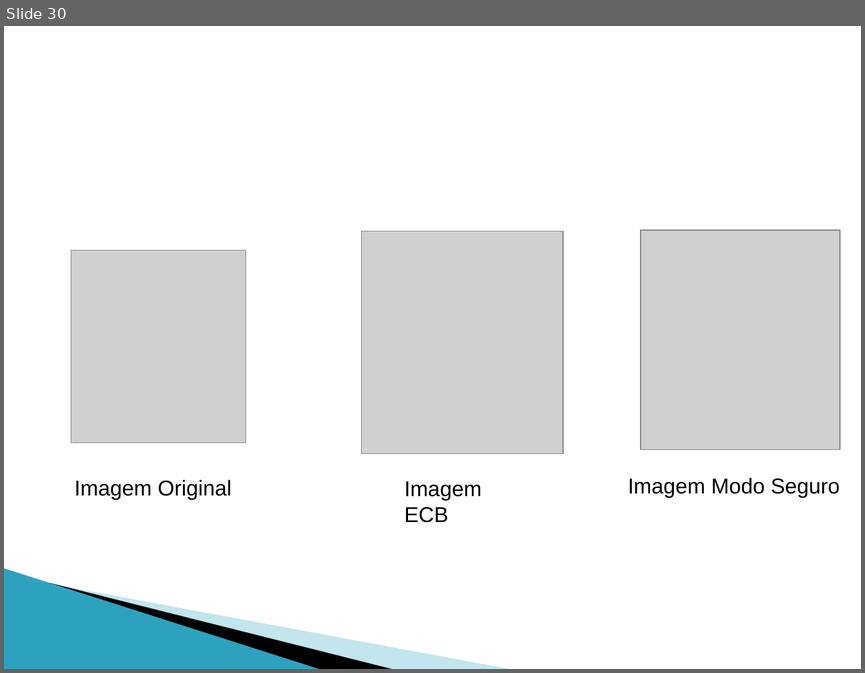
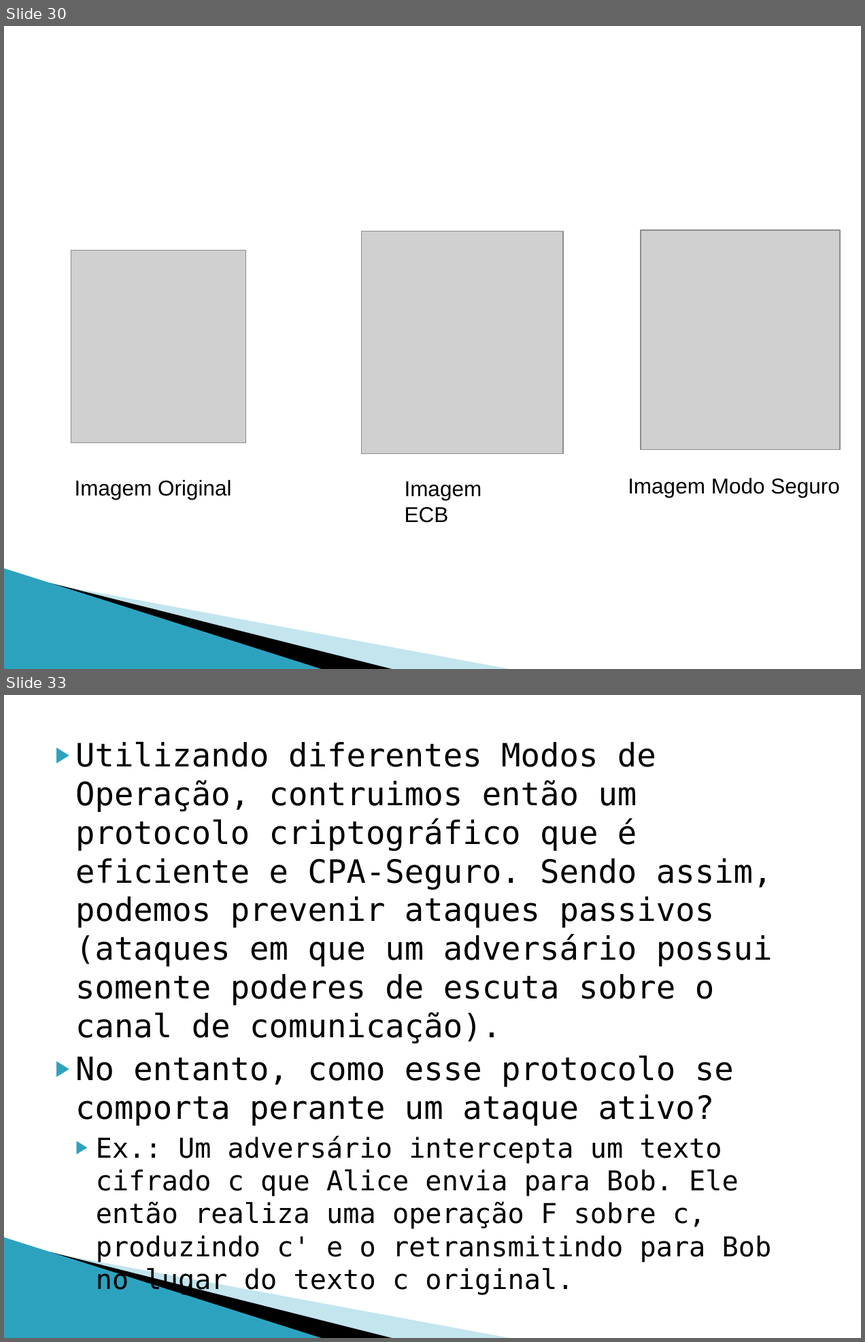
Before and after one commit to otaviocals/presentations, a slide deck: classic_cript/criptografia_simetrica.odp. Shown one above the other, each under a label of ours: slide 30 before the commit, slides 30 and 33 after it; the slides between them are not shown. The pictures are 865x673 and 865x1342 pixels, drawn with LibreOffice and Linux fonts; fonts in the diff are those of the drawing; grey boxes stand for pictures. Boxes give left, top, right and bottom in pixels: in the first picture for what was removed or moved away, otherwise in the second. Text is boxed around its words. In the diff, an @@ line names an element or a change of style, - is before the commit and + after.

Commit message:
finnished sym key cript

```diff
--- a/classic_cript/criptografia_simetrica.odp
+++ b/classic_cript/criptografia_simetrica.odp
@@ slide 33 added at [4,695,861,1338], background #FFFFFF; not listed: 4 template elements that a slide beside it also shows @@
@@ text added at [75,741,772,1295], 27 pt, text #000000 @@
+▶ Utilizando diferentes Modos de Operação, contruimos então um protocolo criptográfico que é eficiente e CPA-Seguro. Sendo assim, podemos prevenir ataques passivos (ataques em que um adversário possui somente poderes de escuta sobre o canal de comunicação).
+▶ No entanto, como esse protocolo se comporta perante um ataque ativo?
+  ▶ Ex.: Um adversário intercepta um texto cifrado c que Alice envia para Bob. Ele então realiza uma operação F sobre c, produzindo c' e o retransmitindo para Bob no lugar do texto c original.
```
Also in this commit, not shown: 25 slides changed, 17 other slides added, 4 other files.
